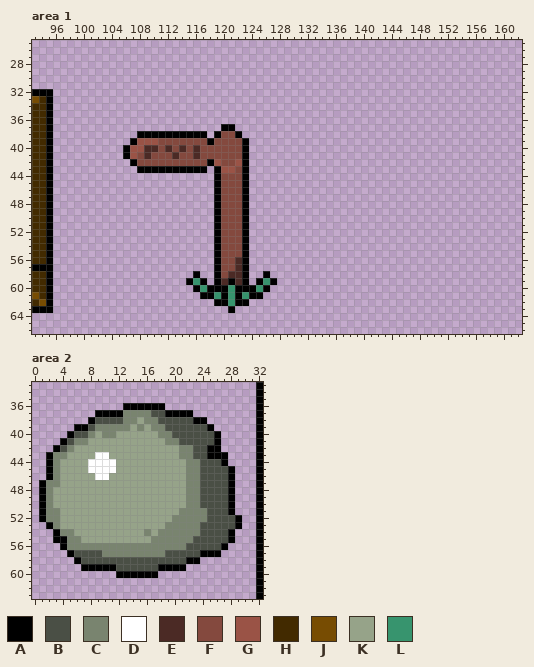
Pixel-art file -- ruzzle_sprites/ruzzle_objects.aseprite. The first picture shows the starting point.
256x256 pixels, 1 frame. Colours within 5 levels of each other are drawn and written as one. Shown: area 1: x 93..162, y 25..66; area 2: x 0..32, y 33..63.
Palette (. is transparent): A #000000  B #4a4f45  C #79846f  D #ffffff  E #4b2a25  F #84493e  G #9a5346  H #422a00  J #774c02  K #96a389  L #37946e
Pixels before, area 1 (only the part around the change), first column x 93:
25 ......................................................................
26 ......................................................................
27 ......................................................................
28 ......................................................................
29 ......................................................................
30 ......................................................................
31 ......................................................................
32 AAA...................................................................
33 JHA...................................................................
34 HHA...................................................................
35 HHA...................................................................
36 HHA...................................................................
37 HHA........................AA.........................................
38 HHA............AAAAAAAAAA.AFFA........................................
39 HHA...........AGGGFFFFFFFAFFFFA.......................................
40 HHA..........AGGEEFEFEFEFFFFFFA.......................................
41 HHA..........AGFEFFFEFFEFFFFFFA.......................................
42 HHA...........AFFFFFFFFFFAGFFGA.......................................
43 HHA............AAAAAAAAAA.AGGFA.......................................
44 HHA.......................AFFFA.......................................
45 HHA.......................AFFFA.......................................
46 HHA.......................AFFFA.......................................
47 HHA.......................AFFFA.......................................
48 HHA.......................AFFFA.......................................
49 HHA.......................AFFFA.......................................
50 HHA.......................AFFFA.......................................
51 HHA.......................AFFFA.......................................
52 HHA.......................AFFFA.......................................
53 HHA.......................AFFFA.......................................
54 HHA.......................AFFFA.......................................
55 HHA.......................AFFFA.......................................
56 HHA.......................AFFEA.......................................
57 AAA.......................AFFEA.......................................
58 HHA....................A..AFEEA..A....................................
59 HHA...................ALA.AEAEA.ALA...................................
60 HHA....................ALAAALAAALA....................................
61 JHA.....................AALALALAA.....................................
62 HJA.......................AALAA.......................................
63 AAA.........................A.........................................
64 ......................................................................
65 ......................................................................
66 ......................................................................
Pixels before, area 2, first column x 1:
33 ...............................A
34 ...............................A
35 ...............................A
36 ............AAAAAA.............A
37 ........AAAACCCCBBAAAA.........A
38 .......ABBBBCCKCCBBBBBAA.......A
39 .....AABCCCCCKCKCCBBBBBBA......A
40 ....ABBCKCCKKKKKKCCBBBBBBA.....A
41 ...ABCCKKKKKKKKKKKCCBBBBBA.....A
42 ..ABCKKKKKKKKKKKKKKKCCBBAA.....A
43 .ACCKKKKDDKKKKKKKKKKCCBBAAA....A
44 .ACKKKKDDDDKKKKKKKKKKCCBBBA....A
45 .ACKKKKDDDDKKKKKKKKKKCCBBBBA...A
46 .ACKKKKKDDKKKKKKKKKKKCCBBBBA...A
47 ACCKKKKKKKKKKKKKKKKKKCCBBBBA...A
48 ACKKKKKKKKKKKKKKKKKKKCCBBBBA...A
49 ACKKKKKKKKKKKKKKKKKKKCCBBBBA...A
50 ACKKKKKKKKKKKKKKKKKKKCCBBBBA...A
51 ACCKKKKKKKKKKKKKKKKKCCCCBBBA...A
52 ACCKKKKKKKKKKKKKKKKCCCCCBBBBA..A
53 .ACKKKKKKKKKKKKKKKCCCCCBBBBBA..A
54 ..ACCKKKKKKKKKKCKCCCCCCBBBBA...A
55 ..AACCKKKKKKKKKKCCCCCCBBBBBA...A
56 ...ACCCCCCCCCCCCCCCCCBBBBBA....A
57 ....ABBBBCCCCCCCCCBBBBBAAA.....A
58 .....ABBBBBBBBBBBBBBBAA........A
59 ......AAAAABBBBBBAAAA..........A
60 ...........AAAAAA..............A
61 ...............................A
62 ...............................A
63 ...............................A
And afterwards:
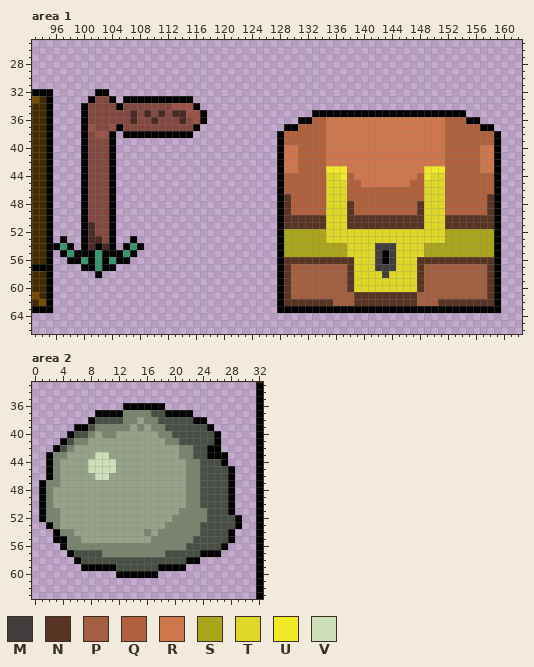
Colours new in this view: M #423e3e  N #583423  P #a35f3f  Q #b0603b  R #cf764c  S #aba51b  T #e0d827  U #f2e926  V #cde0b9
Edits made:
Area 1:
y 32: x 102..103 .. -> AA
y 33: x 101..104 .... -> AFFA; x 106..115 .......... -> AAAAAAAAAA
y 34: x 100..116 ................. -> AFFFFAFFFFFFFGGGA
y 35: x 100..117 .................. -> AFFFFFFEFEFEFEEGGA; x 133..154 ...................... -> AAAAAAAAAAAAAAAAAAAAAA
y 36: x 100..117 .................. -> AFFFFFFEFFEFFFEFGA; x 131..156 .......................... -> AAQQRRRRRRRRRRRRRRRRRQQQAA
y 37: x 100..116 ................. -> AGFFGAFFFFFFFFFFA; x 120..121 AA -> ..; x 129..158 .............................. -> AAQQQQRRRRRRRRRRRRRRRRRQQQQQAA
y 38: x 100..104 ..... -> AFGGA; x 106..107 .. -> AA; x 116..117 AA -> ..; x 119..122 AFFA -> ....; x 128..159 ................................ -> AQQQQQQRRRRRRRRRRRRRRRRRQQQQQQQA
y 39: x 100..104 ..... -> AFFFA; x 107..123 AGGGFFFFFFFAFFFFA -> .................; x 128..159 ................................ -> AQQQQQQRRRRRRRRRRRRRRRRRQQQQQQQA
y 40: x 100..104 ..... -> AFFFA; x 106..123 AGGEEFEFEFEFFFFFFA -> ..................; x 128..159 ................................ -> ARRQQQQRRRRRRRRRRRRRRRRRQQQQQRRA
y 41: x 100..104 ..... -> AFFFA; x 106..123 AGFEFFFEFFEFFFFFFA -> ..................; x 128..159 ................................ -> ARRQQQQRRRRRRRRRRRRRRRRRQQQQQRRA
y 42: x 100..104 ..... -> AFFFA; x 107..123 AFFFFFFFFFFAGFFGA -> .................; x 128..159 ................................ -> ARRQQQQRRRRRRRRRRRRRRRRRQQQQQRRA
y 43: x 100..104 ..... -> AFFFA; x 108..117 AAAAAAAAAA -> ..........; x 119..123 AGGFA -> .....; x 128..159 ................................ -> ARRQQQQUUURRRRRRRRRRRUUUQQQQQRRA
y 44: x 100..104 ..... -> AFFFA; x 119..123 AFFFA -> .....; x 128..159 ................................ -> AQQQQQQTTUQRRRRRRRRRQUTTQQQQQQQA
y 45: x 100..104 ..... -> AFFFA; x 119..123 AFFFA -> .....; x 128..159 ................................ -> AQQQQQQTTTQQRRRRRRRQQTTTQQQQQQQA
y 46: x 100..104 ..... -> AFFFA; x 119..123 AFFFA -> .....; x 128..159 ................................ -> AQQQQQQTTTQQQQQQQQQQQTTTQQQQQQQA
y 47: x 100..104 ..... -> AFFFA; x 119..123 AFFFA -> .....; x 128..159 ................................ -> ANQQQQQTTTQQQQQQQQQQQTTTQQQQQQNA
y 48..49: x 100..104 ..... -> AFFFA; x 119..123 AFFFA -> .....; x 128..159 ................................ -> ANQQQQQTTTNQQQQQQQQQNTTTQQQQQQNA
y 50: x 100..104 ..... -> AFFFA; x 119..123 AFFFA -> .....; x 128..159 ................................ -> ANNNNNNTTTNNNNNNNNNNNTTTNNNNNNNA
y 51: x 100..104 ..... -> AEFFA; x 119..123 AFFFA -> .....; x 128..159 ................................ -> ANNNNNNTTTNNNNNNNNNNNTTTNNNNNNNA
y 52: x 100..104 ..... -> AEFFA; x 119..123 AFFFA -> .....; x 128..159 ................................ -> ASSSSSSTTTTTTTTTTTTTTTTTSSSSSSSA
y 53: x 97 . -> A; x 100..104 ..... -> AEEFA; x 107 . -> A; x 119..123 AFFFA -> .....; x 128..159 ................................ -> ASSSSSSTTTTTTTTTTTTTTTTTSSSSSSSA
y 54: x 96..98 ... -> ALA; x 100..104 ..... -> AEAEA; x 106..108 ... -> ALA; x 119..123 AFFFA -> .....; x 128..159 ................................ -> ASSSSSSSSSTTTTMMMTTTTSSSSSSSSSSA
y 55: x 97..107 ........... -> ALAAALAAALA; x 119..123 AFFFA -> .....; x 128..159 ................................ -> ASSSSSSSSSTTTTMAMTTTTSSSSSSSSSSA
y 56: x 98..106 ......... -> AALALALAA; x 119..123 AFFEA -> .....; x 128..159 ................................ -> ANNNNNNNNNNTTTMAMTTTNNNNNNNNNNNA
y 57: x 100..104 ..... -> AALAA; x 119..123 AFFEA -> .....; x 128..159 ................................ -> ANPPPPPPPPNTTTMMMTTTNPPPPPPPPPNA
y 58: x 102 . -> A; x 116 A -> .; x 119..123 AFEEA -> .....; x 126 A -> .; x 128..159 ................................ -> ANPPPPPPPPNTTTTMTTTTNPPPPPPPPPNA
y 59: x 115..117 ALA -> ...; x 119..123 AEAEA -> .....; x 125..159 ALA................................ -> ...ANPPPPPPPPNTTTTTTTTTNPPPPPPPPPNA
y 60: x 116..126 ALAAALAAALA -> ...........; x 128..159 ................................ -> ANPPPPPPPPNTTTTTTTTTNPPPPPPPPPNA
y 61: x 117..125 AALALALAA -> .........; x 128..159 ................................ -> ANPPPPPPPPPNNNNNNNNNPPPPPPPPPPNA
y 62: x 119..123 AALAA -> .....; x 128..159 ................................ -> ANNNNNNNPPPNNNNNNNNNPPPNNNNNNNNA
y 63: x 121 A -> .; x 128..159 ................................ -> AAAAAAAAAAAAAAAAAAAAAAAAAAAAAAAA
Area 2:
y 43: x 9..10 DD -> VV
y 44..45: x 8..11 DDDD -> VVVV
y 46: x 9..10 DD -> VV
Boxes around the changes in both pictures, in picture pixels (x1, y1, x2, y2):
changed: (53, 89, 501, 313)
changed: (88, 452, 116, 480)
